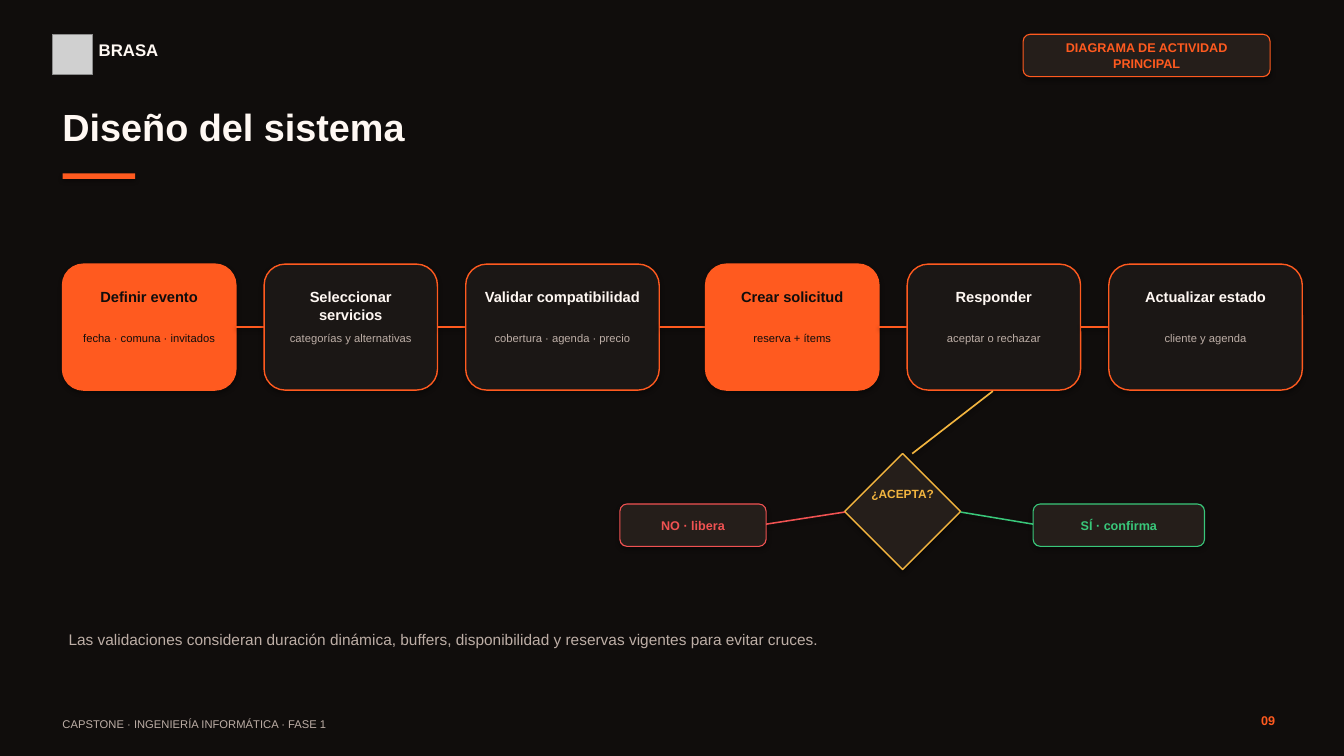
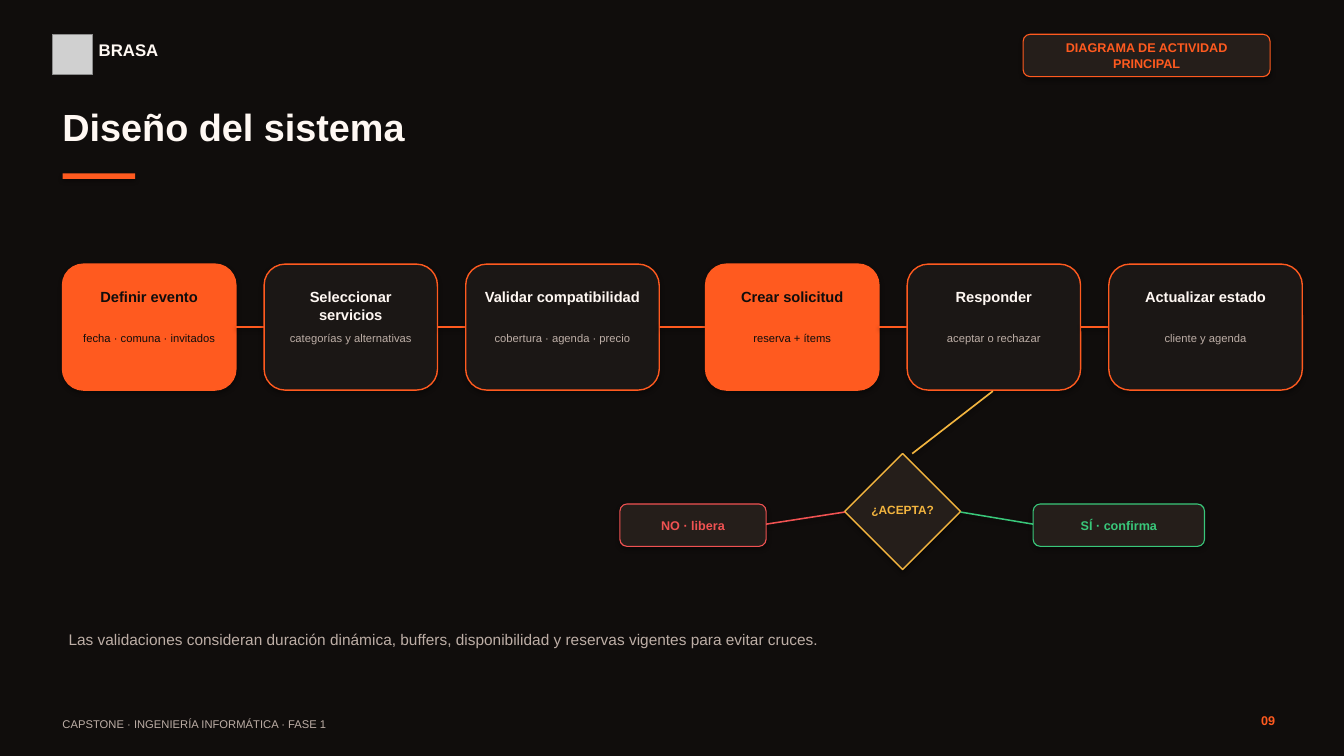
Before and after one commit to fvtre/brasa, a slide deck: slide 8 of Fase 1/Evidencias grupales/Brasa_Capstone_Fase1.pptx (slide 9 before the commit). Drawn at 1344x756 pixels with LibreOffice and Linux fonts; fonts in the diff are those of the drawing; grey boxes stand for pictures. Boxes give left, top, right and bottom in pixels: in the first picture for what was removed or moved away, otherwise in the second. Text is boxed around its words. In the diff, an @@ line names an element or a change of style, - is before the commit and + after.

```diff
--- a/Fase 1/Evidencias grupales/Brasa_Capstone_Fase1.pptx
+++ b/Fase 1/Evidencias grupales/Brasa_Capstone_Fase1.pptx
@@ text "¿ACEPTA?" moved from (x1=871, y1=489, x2=934, y2=500) to (x1=871, y1=505, x2=934, y2=516) @@
```
Also in this commit, not shown: 1 other slide changed, 1 slide removed, 27 other files.
